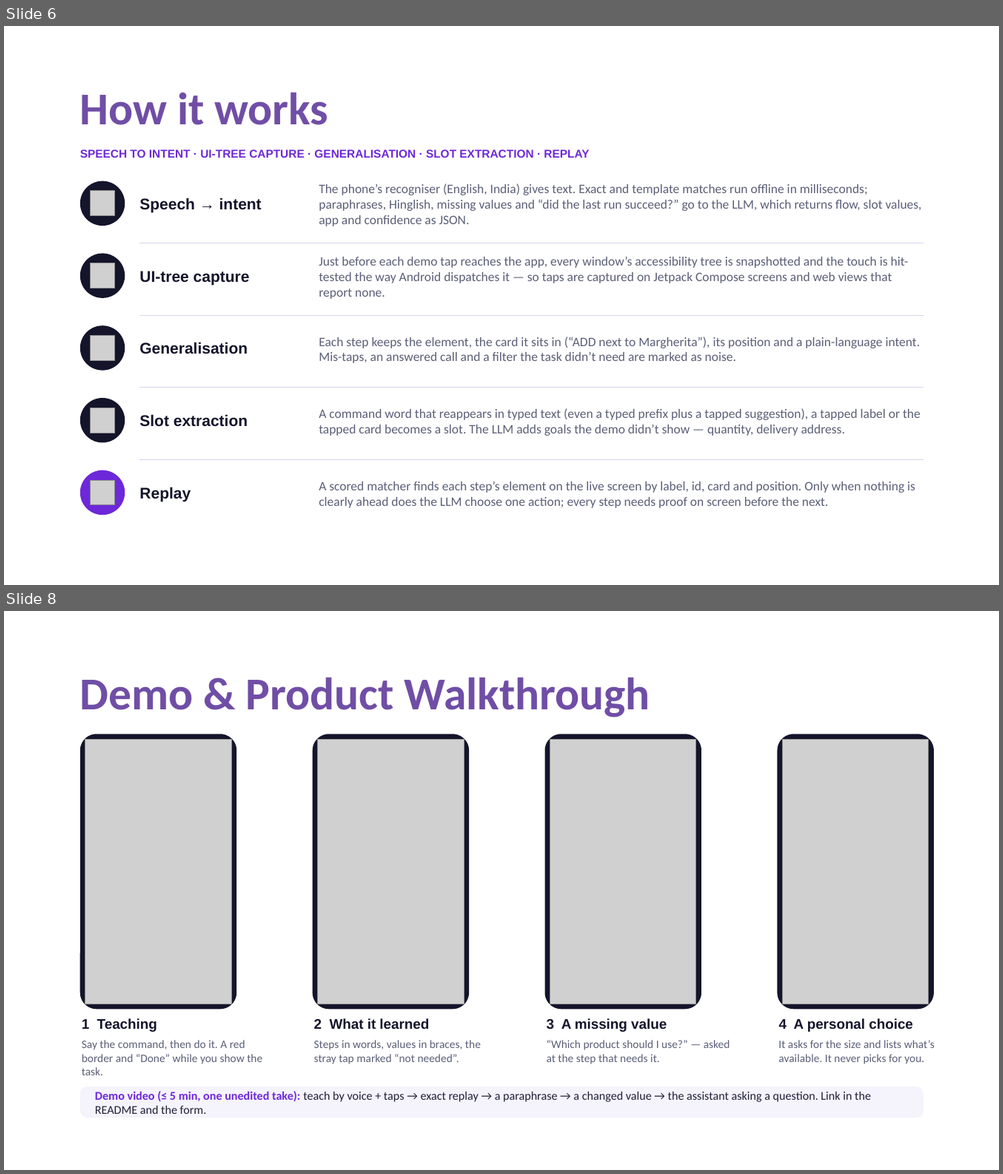
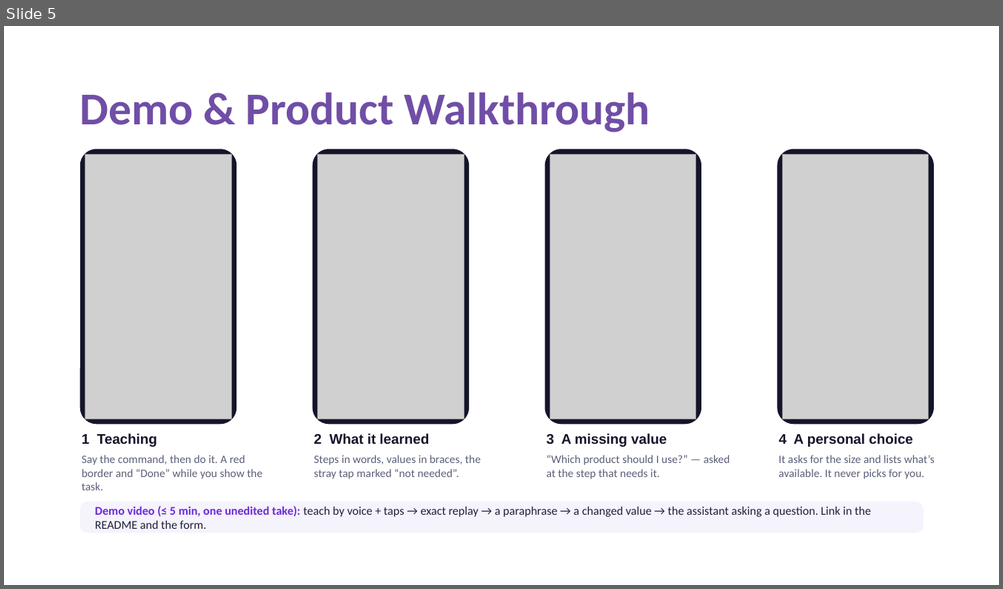
Before and after one commit to sgoel2be24-cyber/prism-teachable-voice, a slide deck: TIET_Update_Submission_ppt.pptx. Shown one above the other, each under a label of ours: slides 6 and 8 before the commit, slide 5 after it; the slides between them are not shown. The pictures are 1003x1174 and 1003x589 pixels, drawn with LibreOffice and Linux fonts; fonts in the diff are those of the drawing; grey boxes stand for pictures. Boxes give left, top, right and bottom in pixels: in the first picture for what was removed or moved away, otherwise in the second. Text is boxed around its words. In the diff, an @@ line names an element or a change of style, - is before the commit and + after.

```diff
--- a/TIET_Update_Submission_ppt.pptx
+++ b/TIET_Update_Submission_ppt.pptx
@@ slide 6 removed at (4, 26, 999, 585), background #FFFFFF @@
@@ title removed at (79, 93, 328, 125) @@
-How it works
@@ text removed at (80, 150, 589, 158) @@
-SPEECH TO INTENT · UI-TREE CAPTURE · GENERALISATION · SLOT EXTRACTION · REPLAY
@@ ellipse removed at (80, 181, 125, 226) @@
@@ picture removed at (90, 191, 115, 216) @@
@@ text removed at (139, 198, 262, 212) @@
-Speech → intent
@@ text removed at (318, 184, 922, 227) @@
-The phone’s recogniser (English, India) gives text. Exact and template matches run offline in milliseconds; paraphrases, Hinglish, missing values and “did the last run succeed?” go to the LLM, which returns flow, slot values, app and confidence as JSON.
@@ line removed from (140, 243) to (923, 243) @@
@@ ellipse removed at (80, 254, 125, 298) @@
@@ picture removed at (90, 264, 115, 289) @@
@@ text removed at (318, 257, 908, 299) @@
-Just before each demo tap reaches the app, every window’s accessibility tree is snapshotted and the touch is hit-tested the way Android dispatches it — so taps are captured on Jetpack Compose screens and web views that report none.
@@ text removed at (139, 271, 250, 285) @@
-UI-tree capture
@@ ellipse removed at (80, 326, 125, 371) @@
@@ picture removed at (90, 335, 115, 361) @@
@@ line removed from (140, 315) to (923, 315) @@
@@ text removed at (139, 342, 247, 355) @@
-Generalisation
@@ text removed at (318, 337, 920, 363) @@
-Each step keeps the element, the card it sits in (“ADD next to Margherita”), its position and a plain-language intent. Mis-taps, an answered call and a filter the task didn’t need are marked as noise.
@@ ellipse removed at (80, 398, 125, 443) @@
@@ line removed from (140, 388) to (923, 388) @@
@@ picture removed at (90, 408, 115, 434) @@
@@ text removed at (139, 414, 247, 427) @@
-Slot extraction
@@ text removed at (318, 409, 920, 436) @@
-A command word that reappears in typed text (even a typed prefix plus a tapped suggestion), a tapped label or the tapped card becomes a slot. The LLM adds goals the demo didn’t show — quantity, delivery address.
@@ line removed from (140, 460) to (923, 460) @@
@@ ellipse removed at (80, 471, 125, 515) @@
@@ picture removed at (90, 480, 115, 506) @@
@@ text removed at (139, 487, 190, 502) @@
-Replay
@@ text removed at (318, 482, 915, 508) @@
-A scored matcher finds each step’s element on the live screen by label, id, card and position. Only when nothing is clearly ahead does the LLM choose one action; every step needs proof on screen before the next.
@@ what was slide 8 is now slide 5 @@
```
Also in this commit, not shown: 3 slides changed, 5 other slides removed, 1 other file.
